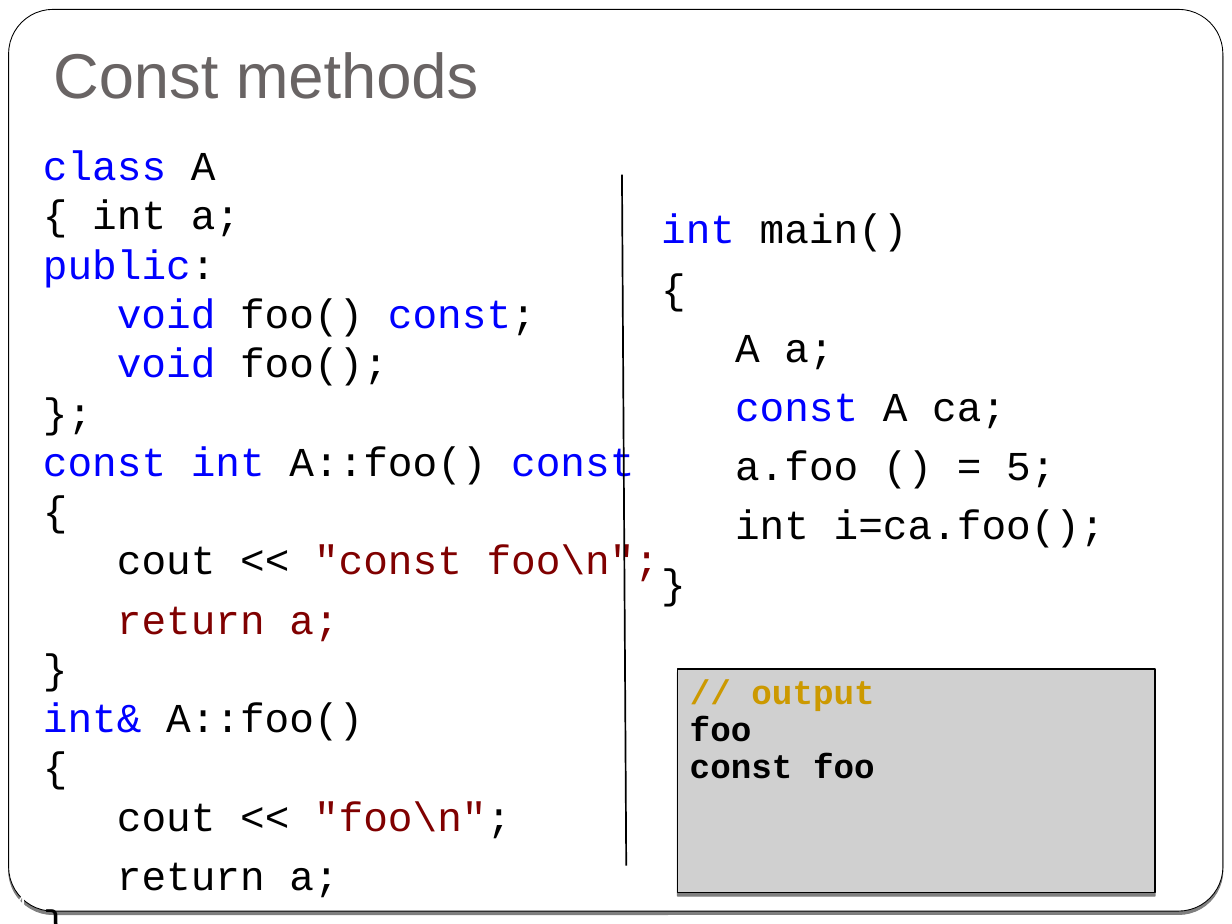
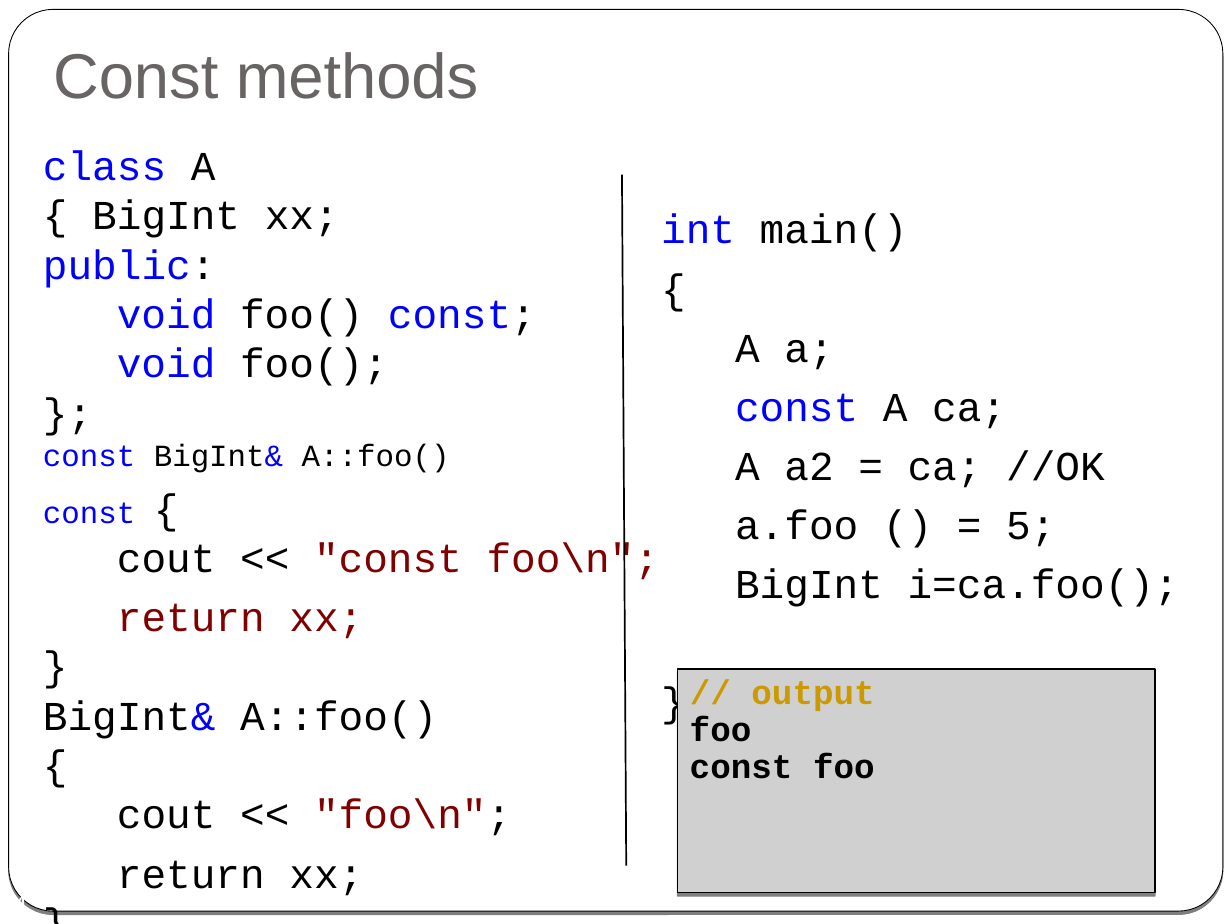
Before and after one commit to cpp-at-ariel/cpp-5779, a slide deck: slide 4 of 04-const-friend-operators/slides-0-const-methods.odp. Drawn at 1232x924 pixels with LibreOffice and Linux fonts; fonts in the diff are those of the drawing; grey boxes stand for pictures. Boxes give left, top, right and bottom in pixels: in the first picture for what was removed or moved away, otherwise in the second. Text is boxed around its words. In the diff, an @@ line names an element or a change of style, - is before the commit and + after.

```diff
--- a/04-const-friend-operators/slides-0-const-methods.odp
+++ b/04-const-friend-operators/slides-0-const-methods.odp
@@ text at [43, 150, 660, 896]: text changed @@
-class A
-{ int a;
-public:
-void foo() const;
-void foo();
-};
-const int A::foo() const
-{
-cout << "const foo\n";
-return a;
-}
-int& A::foo()
-{
-cout << "foo\n";
-return a;
-}
+class A
+{ BigInt xx;
+public:
+void foo() const;
+void foo();
+};
+const BigInt& A::foo()
+const {
+cout << "const foo\n";
+return xx;
+}
+BigInt& A::foo()
+{
+cout << "foo\n";
+return xx;
+}
@@ text at [661, 214, 1179, 607]: text changed @@
-int main()
-{
-A a;
-const A ca;
-a.foo () = 5;
-int i=ca.foo();
-}
+int main()
+{
+A a;
+const A ca;
+A a2 = ca; //OK
+a.foo () = 5;
+BigInt i=ca.foo();
+}
```
Also in this commit, not shown: 27 other files.
